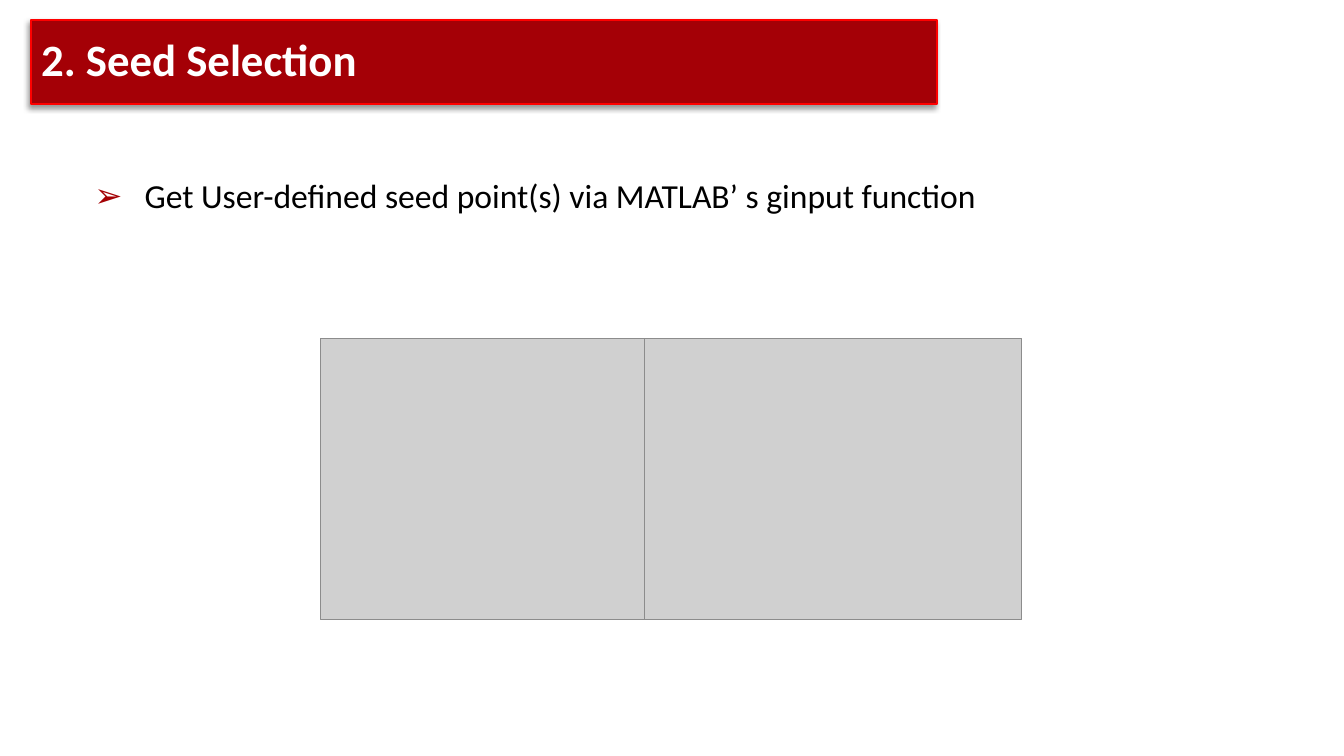
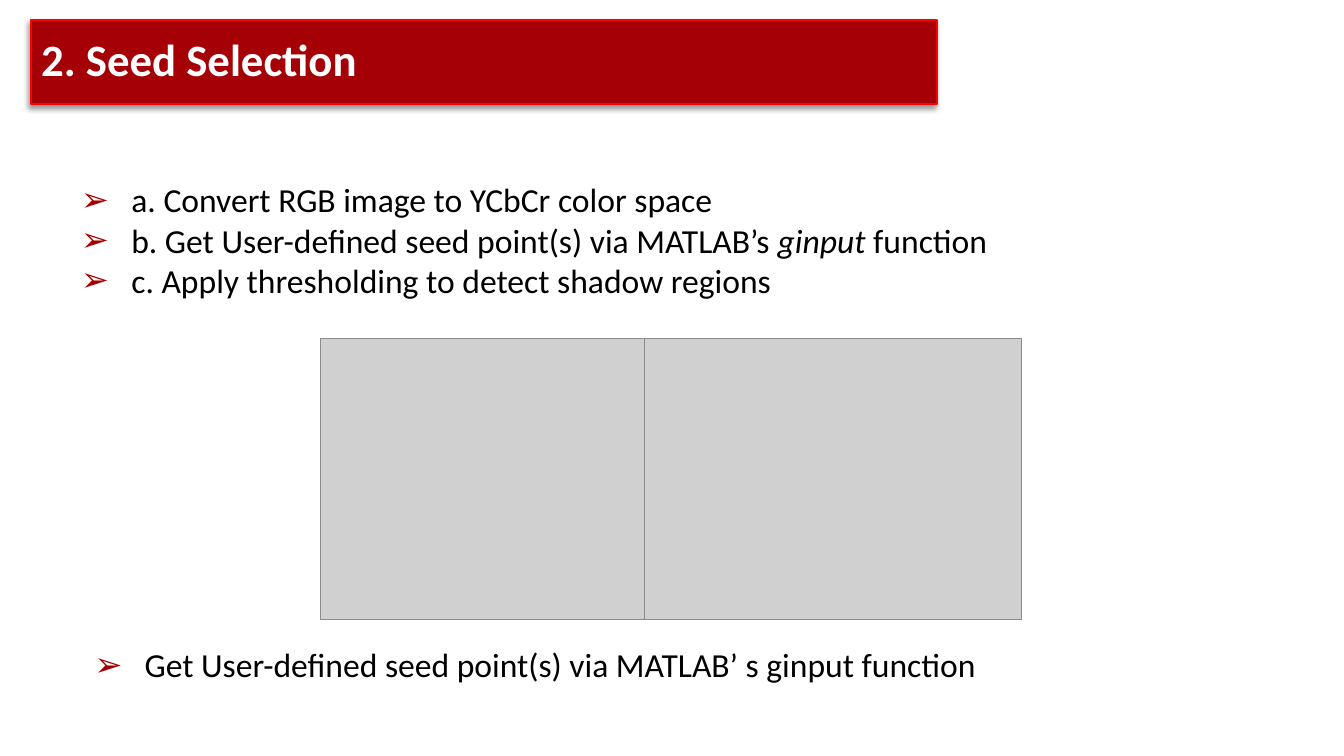
Before and after one commit to RealJustinNi/CS270-Digitial-Image-Processing-Project, a slide deck: slide 4 of DIP2024_Group2_pre.pptx. Drawn at 1344x756 pixels with LibreOffice and Linux fonts; fonts in the diff are those of the drawing; grey boxes stand for pictures; background and template pictures are left out. Boxes give left, top, right and bottom in pixels: in the first picture for what was removed or moved away, otherwise in the second. Text is boxed around its words. In the diff, an @@ line names an element or a change of style, - is before the commit and + after.

Commit message:
fix seed select

```diff
--- a/DIP2024_Group2_pre.pptx
+++ b/DIP2024_Group2_pre.pptx
@@ text added at (131, 188, 987, 299), 24 pt, text #000000 @@
+➢ a. Convert RGB image to YCbCr color space
+➢ b. Get User-defined seed point(s) via MATLAB’s ginput function
+➢ c. Apply thresholding to detect shadow regions
@@ text "Get User-defined seed point(s) via ...": place and size @@
-text "Get User-defined seed point(s) via ..." at (145, 183, 976, 214)
+text "Get User-defined seed point(s) via ..." at (145, 652, 976, 683)
```
Also in this commit, not shown: 2 other slides changed, 1 other file.
